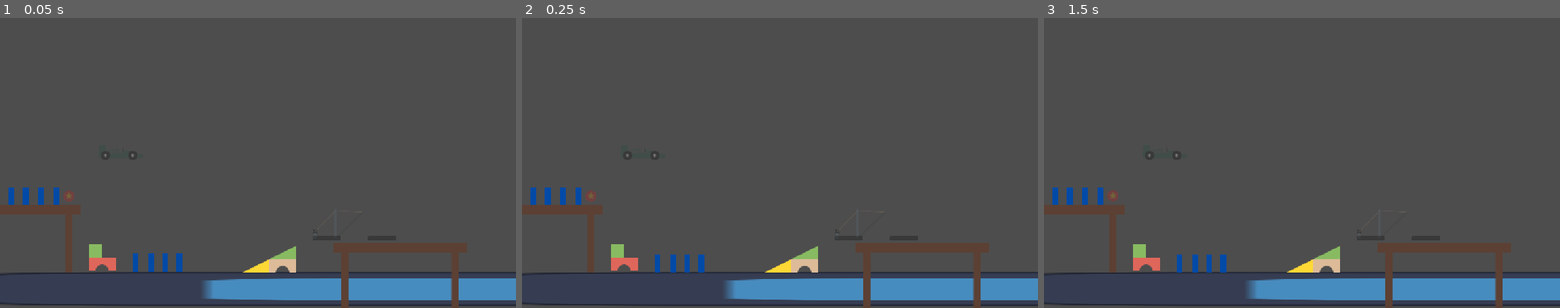
Above: before the commit, frames 1-3 (left to right).
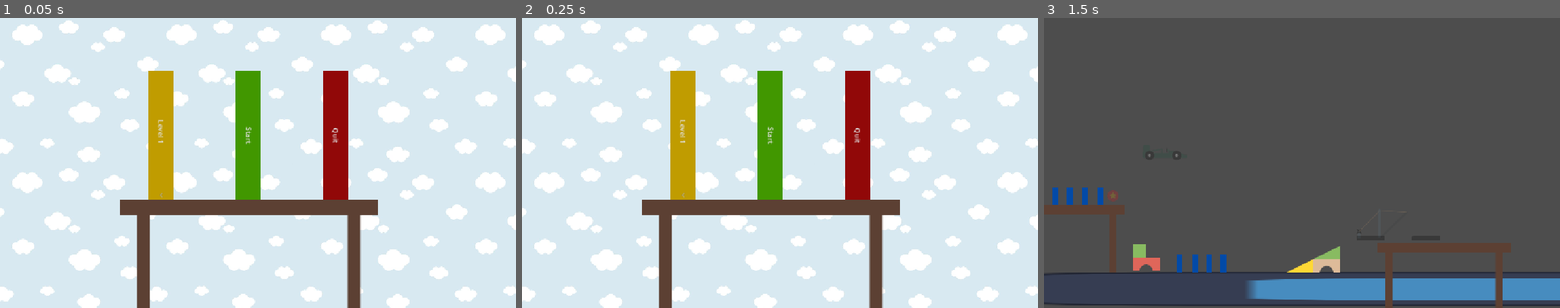
Above: after the commit, the same moments.

Repository: TimTich/toymino
Game: Godot game, scene res://Scripts/title_screen.tscn
Same seed, same stepped clock (60 frames per second), same inputs: the game is played once before the commit and once after it. Before the commit the project starts from res://scenes/level1.tscn. The engine's default icon, where the game draws it, is replaced by a stand-in: a white triangle on a blue panel in a dark square.
Inputs (mouse positions are in pixels of both pictures, inside the frame that each line leads up to):
- Up to frame 1 (0.05 s): no input
- Up to frame 2 (0.25 s): no input
- Up to frame 3 (1.5 s): click (1291, 136) at 0.5 s, where only the run after the commit has a clickable "Start"; tap Enter at 1.25 s; move the mouse to (1111, 194) at 1.27 s; press the mouse at (1111, 194) at 1.28 s

The runs differ from the first frame. In frame 1, 100% of the frame differs, in the area x 0-100%, y 0-100%; in frame 2, 100%; in frame 3, nothing differs.

Commit message:
prepared level switch situation idk

Diff:
--- /dev/null
+++ b/Levels/level1.tscn
@@ -0,0 +1,82 @@
+[gd_scene format=3 uid="uid://bwstegqqrrj3m"]
+
+[ext_resource type="Texture2D" uid="uid://chsuvq0ajaae3" path="res://icon.svg" id="1_j32wv"]
+[ext_resource type="PackedScene" uid="uid://c66svb00pd7n5" path="res://scenes/toys/domino/domino.tscn" id="2_nq5j5"]
+[ext_resource type="PackedScene" uid="uid://ctkg5mnpx1f1f" path="res://scenes/environment/tafel/tafel.tscn" id="3_utqd4"]
+[ext_resource type="PackedScene" uid="uid://dhi84ownjbe5o" path="res://scenes/environment/trap_klein/trap_klein.tscn" id="4_u55on"]
+[ext_resource type="PackedScene" uid="uid://bj4mnvhospm4u" path="res://scenes/toys/ball/ball.tscn" id="5_pdma0"]
+[ext_resource type="PackedScene" uid="uid://bd72ravr51va2" path="res://scenes/toys/car/car.tscn" id="6_1jijn"]
+[ext_resource type="PackedScene" uid="uid://c4bqsjq2quiq1" path="res://scenes/environment/helling_klein/helling_klein.tscn" id="7_20gr8"]
+[ext_resource type="PackedScene" uid="uid://ct7rn8x3oy06s" path="res://scenes/toys/hefbrug/hefbrug.tscn" id="8_ts5l0"]
+
+[sub_resource type="RectangleShape2D" id="RectangleShape2D_1os0n"]
+size = Vector2(800, 75)
+
+[node name="Level1" type="Node2D" unique_id=1387798288]
+
+[node name="StaticBody2D" type="StaticBody2D" parent="." unique_id=189274120]
+position = Vector2(-118, 579)
+scale = Vector2(4.88, 1)
+collision_layer = 5
+
+[node name="Sprite2D" type="Sprite2D" parent="StaticBody2D" unique_id=1364646237]
+position = Vector2(393.99997, 26.499996)
+scale = Vector2(6.2499995, 0.5859375)
+texture = ExtResource("1_j32wv")
+
+[node name="CollisionShape2D" type="CollisionShape2D" parent="StaticBody2D" unique_id=446575521]
+position = Vector2(394, 26.5)
+shape = SubResource("RectangleShape2D_1os0n")
+
+[node name="Domino" parent="." unique_id=1991590098 instance=ExtResource("2_nq5j5")]
+position = Vector2(25, 398)
+isFirst = true
+
+[node name="Domino2" parent="." unique_id=564463175 instance=ExtResource("2_nq5j5")]
+position = Vector2(57, 398)
+tipImpulse = Vector2(70, 0)
+
+[node name="Domino3" parent="." unique_id=2104497383 instance=ExtResource("2_nq5j5")]
+position = Vector2(91, 398)
+tipImpulse = Vector2(70, 0)
+
+[node name="Domino4" parent="." unique_id=524222818 instance=ExtResource("2_nq5j5")]
+position = Vector2(127, 398)
+tipImpulse = Vector2(70, 0)
+
+[node name="Tafel" parent="." unique_id=833002844 instance=ExtResource("3_utqd4")]
+position = Vector2(31, 494)
+
+[node name="TrapKlein" parent="." unique_id=888224850 instance=ExtResource("4_u55on")]
+position = Vector2(228, 536)
+
+[node name="Ball" parent="." unique_id=710849021 instance=ExtResource("5_pdma0")]
+position = Vector2(154, 398)
+can_sleep = false
+freeze = true
+
+[node name="Domino5" parent="." unique_id=246086847 instance=ExtResource("2_nq5j5")]
+position = Vector2(302, 546)
+
+[node name="Domino6" parent="." unique_id=495719941 instance=ExtResource("2_nq5j5")]
+position = Vector2(337, 546)
+
+[node name="Domino7" parent="." unique_id=495243564 instance=ExtResource("2_nq5j5")]
+position = Vector2(369, 546)
+
+[node name="Domino8" parent="." unique_id=1314929499 instance=ExtResource("2_nq5j5")]
+position = Vector2(401, 546)
+
+[node name="Car2" parent="." unique_id=1451795916 instance=ExtResource("6_1jijn")]
+position = Vector2(269, 301)
+
+[node name="HellingKlein" parent="." unique_id=1429074296 instance=ExtResource("7_20gr8")]
+position = Vector2(601, 539)
+collision_layer = 5
+
+[node name="Hefbrug" parent="." unique_id=387914154 instance=ExtResource("8_ts5l0")]
+position = Vector2(721, 497)
+scale = Vector2(0.5, 0.5)
+
+[node name="Tafel2" parent="." unique_id=1059169237 instance=ExtResource("3_utqd4")]
+position = Vector2(893, 579)
--- a/Scripts/title_screen.gd
+++ b/Scripts/title_screen.gd
@@ -3,7 +3,7 @@
 var level = 1;
 
 func _on_start_button_pressed():
-	get_tree().change_scene_to_file('res://Levels/Level' + str(level) + '.tscn') #change to correct screen later
+	get_tree().change_scene_to_file('res://Levels/level' + str(level) + '.tscn') #change to correct screen later
 	pass # Replace with function body.
 
 
--- a/project.godot
+++ b/project.godot
@@ -11,7 +11,7 @@
 [application]
 
 config/name="toymino"
-run/main_scene="uid://bwstegqqrrj3m"
+run/main_scene="uid://dv0jyh8rw0xi6"
 config/features=PackedStringArray("4.7", "GL Compatibility")
 config/icon="res://icon.svg"
 
--- a/scenes/level1.tscn
+++ /dev/null
@@ -1,84 +0,0 @@
-[gd_scene format=3 uid="uid://bwstegqqrrj3m"]
-
-[ext_resource type="Texture2D" uid="uid://chsuvq0ajaae3" path="res://icon.svg" id="1_6sh32"]
-[ext_resource type="PackedScene" uid="uid://c66svb00pd7n5" path="res://scenes/toys/domino/domino.tscn" id="2_ejswk"]
-[ext_resource type="PackedScene" uid="uid://ctkg5mnpx1f1f" path="res://scenes/environment/tafel/tafel.tscn" id="3_bbk5w"]
-[ext_resource type="PackedScene" uid="uid://dhi84ownjbe5o" path="res://scenes/environment/trap_klein/trap_klein.tscn" id="4_conm7"]
-[ext_resource type="PackedScene" uid="uid://bj4mnvhospm4u" path="res://scenes/toys/ball/ball.tscn" id="5_d3jkd"]
-[ext_resource type="PackedScene" uid="uid://bd72ravr51va2" path="res://scenes/toys/car/car.tscn" id="6_u3awl"]
-[ext_resource type="PackedScene" uid="uid://c4bqsjq2quiq1" path="res://scenes/environment/helling_klein/helling_klein.tscn" id="7_ejswk"]
-[ext_resource type="PackedScene" uid="uid://ct7rn8x3oy06s" path="res://scenes/toys/hefbrug/hefbrug.tscn" id="8_bbk5w"]
-
-[sub_resource type="RectangleShape2D" id="RectangleShape2D_1os0n"]
-size = Vector2(800, 75)
-
-[node name="LevelManager" type="Node" unique_id=902343664]
-
-[node name="Level1" type="Node2D" parent="." unique_id=1387798288]
-
-[node name="StaticBody2D" type="StaticBody2D" parent="Level1" unique_id=189274120]
-position = Vector2(-118, 579)
-scale = Vector2(4.88, 1)
-collision_layer = 5
-
-[node name="Sprite2D" type="Sprite2D" parent="Level1/StaticBody2D" unique_id=1364646237]
-position = Vector2(393.99997, 26.499996)
-scale = Vector2(6.2499995, 0.5859375)
-texture = ExtResource("1_6sh32")
-
-[node name="CollisionShape2D" type="CollisionShape2D" parent="Level1/StaticBody2D" unique_id=446575521]
-position = Vector2(394, 26.5)
-shape = SubResource("RectangleShape2D_1os0n")
-
-[node name="Domino" parent="Level1" unique_id=1991590098 instance=ExtResource("2_ejswk")]
-position = Vector2(25, 398)
-isFirst = true
-
-[node name="Domino2" parent="Level1" unique_id=564463175 instance=ExtResource("2_ejswk")]
-position = Vector2(57, 398)
-tipImpulse = Vector2(70, 0)
-
-[node name="Domino3" parent="Level1" unique_id=2104497383 instance=ExtResource("2_ejswk")]
-position = Vector2(91, 398)
-tipImpulse = Vector2(70, 0)
-
-[node name="Domino4" parent="Level1" unique_id=524222818 instance=ExtResource("2_ejswk")]
-position = Vector2(127, 398)
-tipImpulse = Vector2(70, 0)
-
-[node name="Tafel" parent="Level1" unique_id=833002844 instance=ExtResource("3_bbk5w")]
-position = Vector2(31, 494)
-
-[node name="TrapKlein" parent="Level1" unique_id=888224850 instance=ExtResource("4_conm7")]
-position = Vector2(228, 536)
-
-[node name="Ball" parent="Level1" unique_id=710849021 instance=ExtResource("5_d3jkd")]
-position = Vector2(154, 398)
-can_sleep = false
-freeze = true
-
-[node name="Domino5" parent="Level1" unique_id=246086847 instance=ExtResource("2_ejswk")]
-position = Vector2(302, 546)
-
-[node name="Domino6" parent="Level1" unique_id=495719941 instance=ExtResource("2_ejswk")]
-position = Vector2(337, 546)
-
-[node name="Domino7" parent="Level1" unique_id=495243564 instance=ExtResource("2_ejswk")]
-position = Vector2(369, 546)
-
-[node name="Domino8" parent="Level1" unique_id=1314929499 instance=ExtResource("2_ejswk")]
-position = Vector2(401, 546)
-
-[node name="Car2" parent="Level1" unique_id=1451795916 instance=ExtResource("6_u3awl")]
-position = Vector2(269, 301)
-
-[node name="HellingKlein" parent="Level1" unique_id=1429074296 instance=ExtResource("7_ejswk")]
-position = Vector2(601, 539)
-collision_layer = 5
-
-[node name="Hefbrug" parent="Level1" unique_id=387914154 instance=ExtResource("8_bbk5w")]
-position = Vector2(721, 497)
-scale = Vector2(0.5, 0.5)
-
-[node name="Tafel2" parent="Level1" unique_id=1059169237 instance=ExtResource("3_bbk5w")]
-position = Vector2(893, 579)
